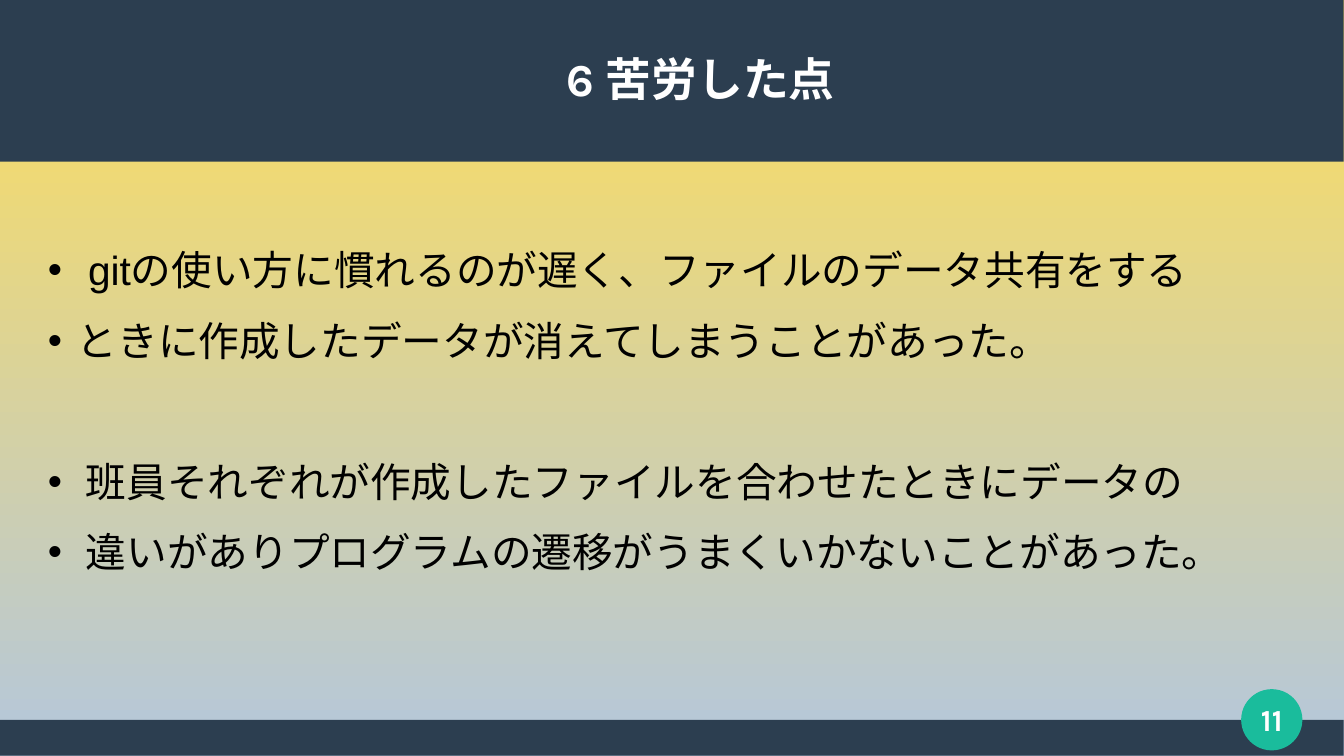
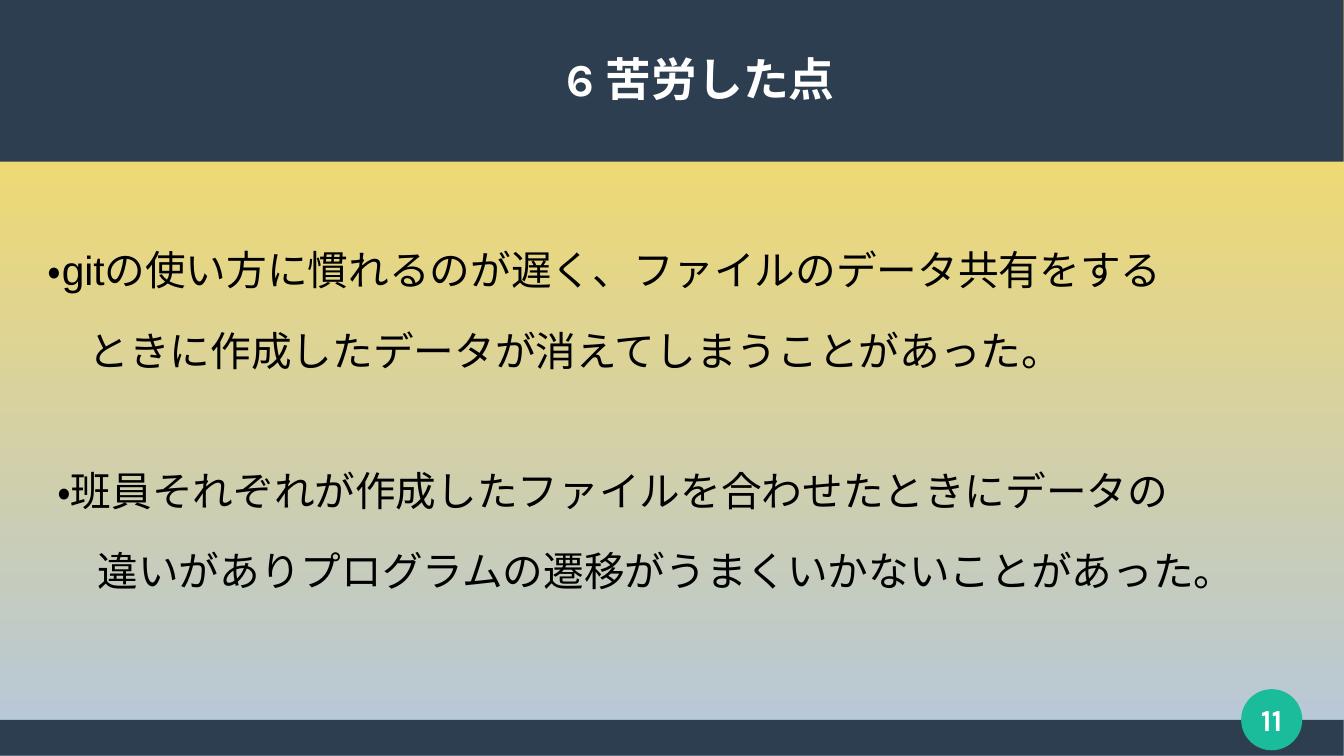
Before and after one commit to 2022java42-student006/document, a slide deck: slide 11 of 発表用スライド(清水作成版).pptx. Drawn at 1344x756 pixels with LibreOffice and Linux fonts; fonts in the diff are those of the drawing. Boxes give left, top, right and bottom in pixels: in the first picture for what was removed or moved away, otherwise in the second. Text is boxed around its words. In the diff, an @@ line names an element or a change of style, - is before the commit and + after.

Commit message:
また変えました

```diff
--- a/発表用スライド(清水作成版).pptx
+++ b/発表用スライド(清水作成版).pptx
@@ subtitle at bbox=[48, 250, 1161, 294]: text changed @@
-• gitの使い方に慣れるのが遅く、ファイルのデータ共有をする
+・gitの使い方に慣れるのが遅く、ファイルのデータ共有をする
@@ subtitle at bbox=[89, 331, 1235, 589]: bullet • to none @@
@@ subtitle at bbox=[57, 471, 1168, 510]: text changed @@
-• 班員それぞれが作成したファイルを合わせたときにデータの
+・班員それぞれが作成したファイルを合わせたときにデータの
```
Also in this commit, not shown: 2 other slides changed.
